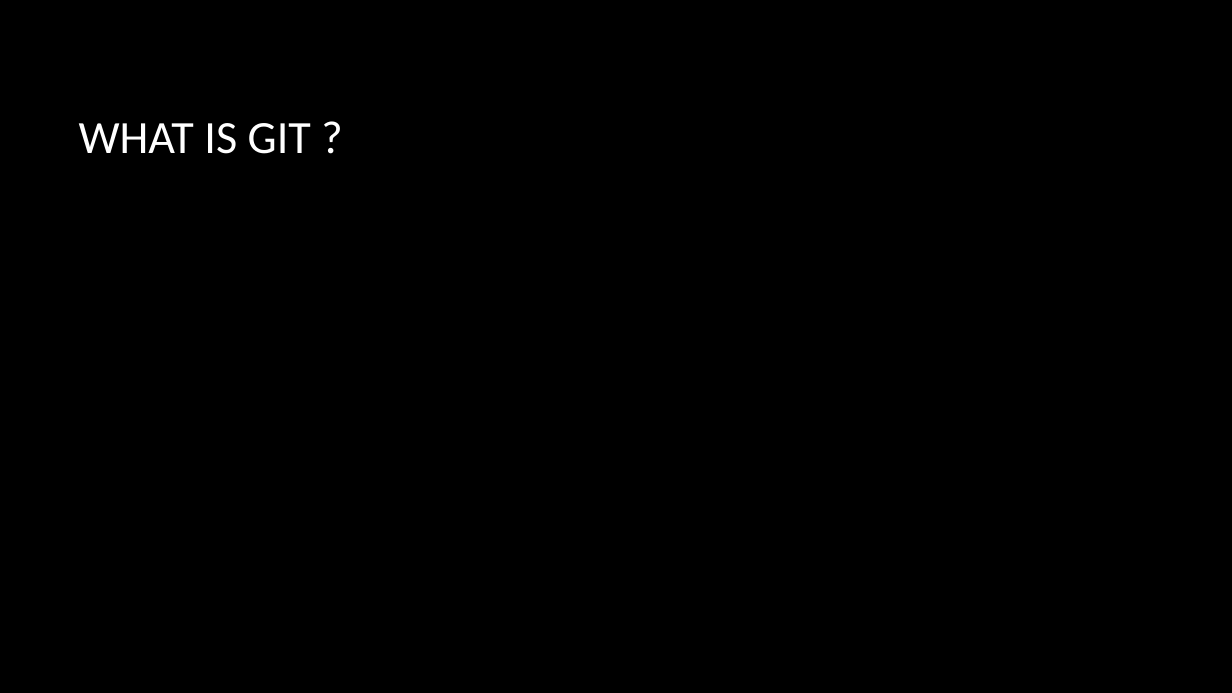
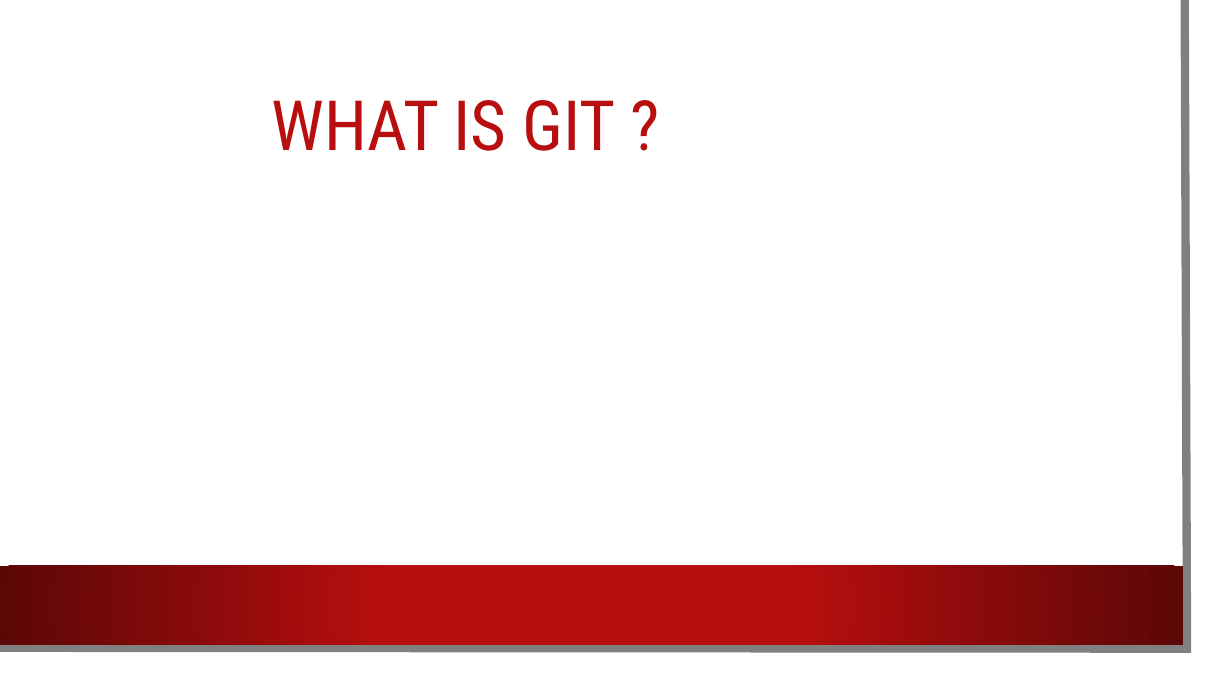
Before and after one commit to 7dimiforster7/ccbs, a slide deck: slide 4 of Traveling trhough time with git.pptx. Drawn at 1232x693 pixels with LibreOffice and Linux fonts; fonts in the diff are those of the drawing; background and template pictures are left out. Boxes give left, top, right and bottom in pixels: in the first picture for what was removed or moved away, otherwise in the second. Text is boxed around its words. In the diff, an @@ line names an element or a change of style, - is before the commit and + after.

```diff
--- a/Traveling trhough time with git.pptx
+++ b/Traveling trhough time with git.pptx
@@ rectangle added at <box>0,0,1211,672</box>, fill #FFFFFF @@
@@ freeform shape added at <box>0,0,1188,649</box>, outline #808080 6.5 pt @@
@@ title "WHAT IS GIT ?": place and size @@
-title "WHAT IS GIT ?" at <box>79,123,311,154</box>
+title "WHAT IS GIT ?" at <box>271,100,616,151</box>
@@ title "WHAT IS GIT ?" at <box>271,100,616,151</box>: size 36 to 54 pt, font Calibri to Roboto Condensed, text colour #FFFFFF to #B80E0F; line spacing 1 to 0.9 @@
@@ rectangle added at <box>0,566,1183,644</box>, fill gradient #B80E0F to #5C0707 @@
```
Also in this commit, not shown: 6 other slides changed.
